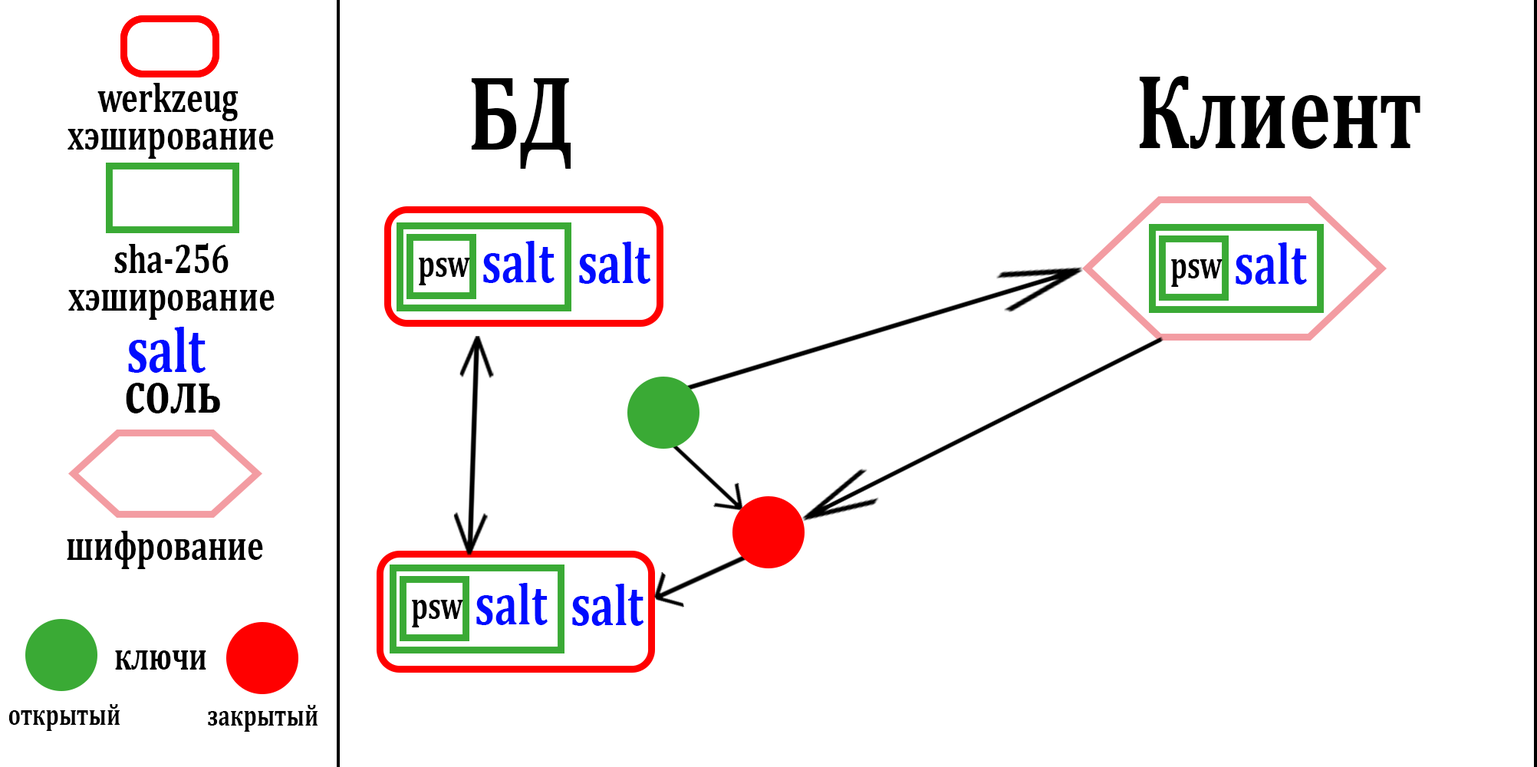
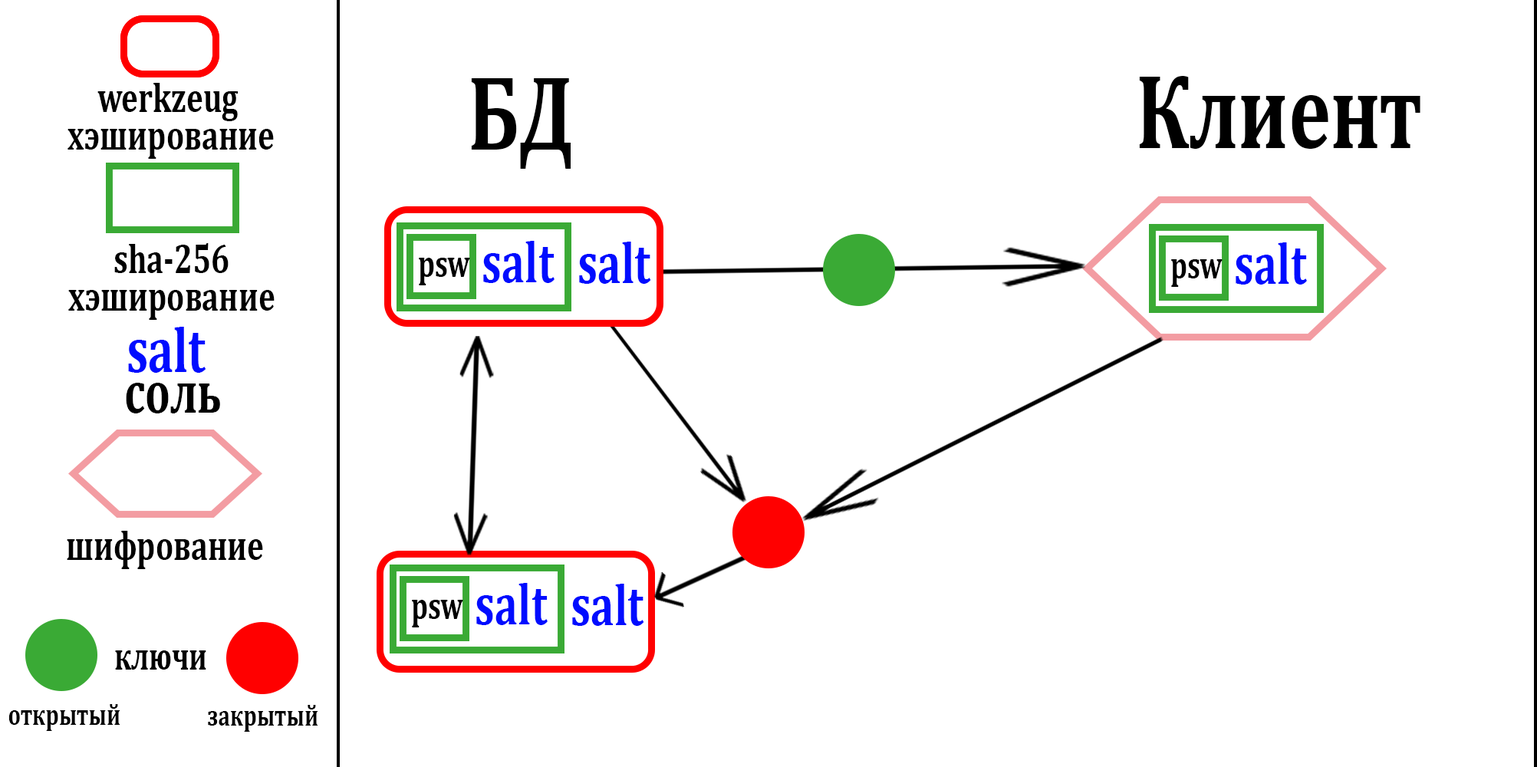
Comparing the layer stacks of the two 1537×767 images. Changes:
painted on "Эллипс 1 копия 3" over <box>627,233,895,449</box>
painted on "Фигура 3 копия 7" over <box>609,326,748,511</box>
painted on "Фигура 3 копия 3" over <box>660,246,1086,399</box>
